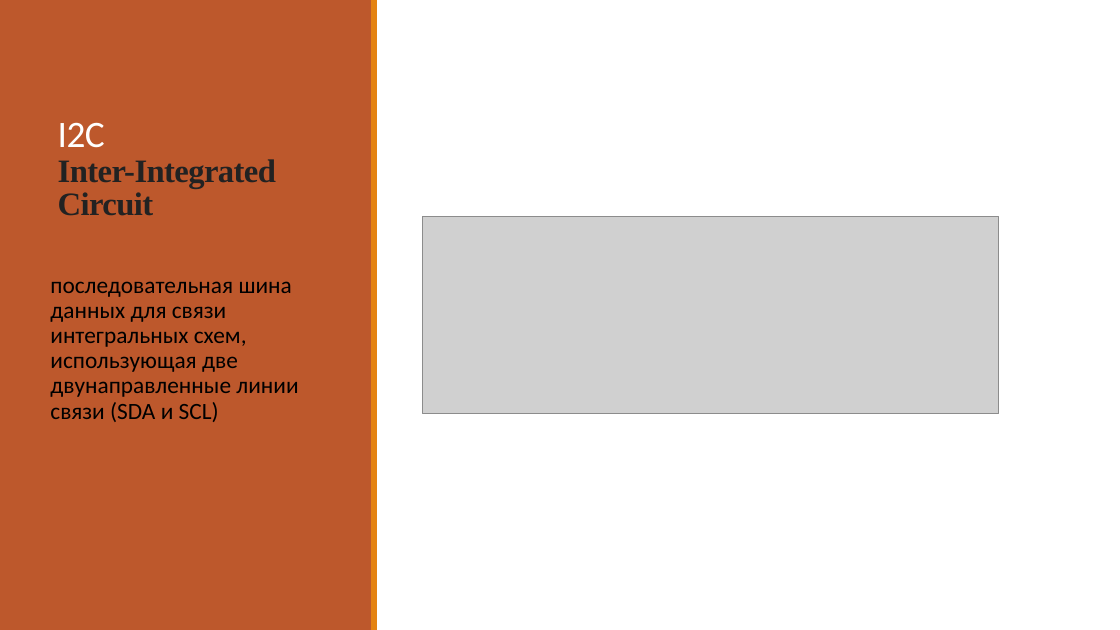
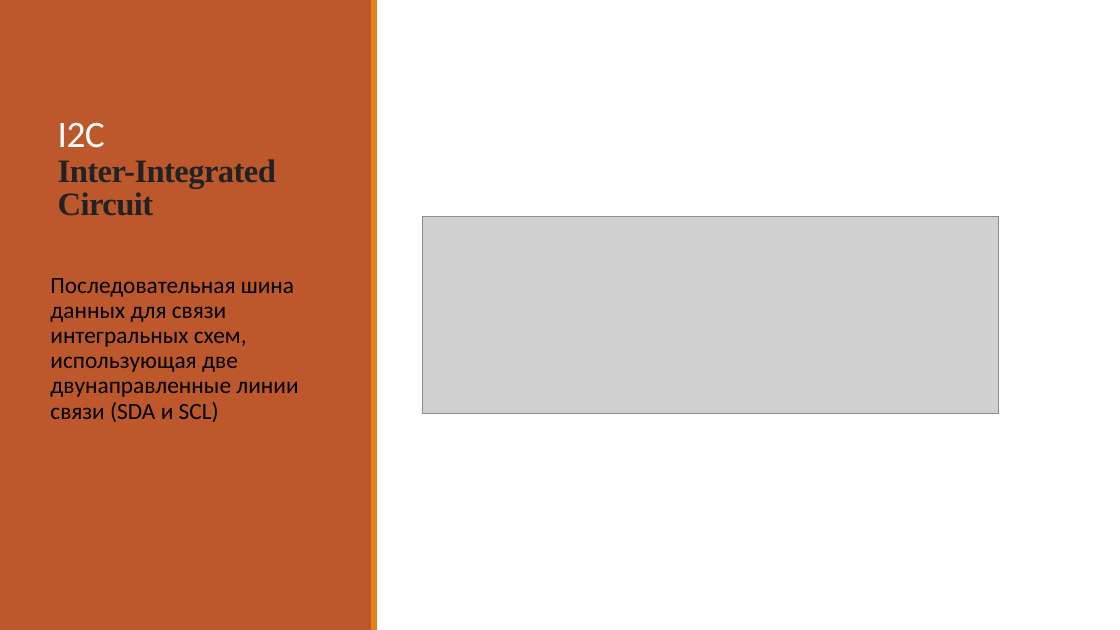
Before and after one commit to ramilabdullaev/diplom, a slide deck: slide 7 of ARamil.pptx. Drawn at 1120x630 pixels with LibreOffice and Linux fonts; fonts in the diff are those of the drawing; grey boxes stand for pictures. Boxes give left, top, right and bottom in pixels: in the first picture for what was removed or moved away, otherwise in the second. Text is boxed around its words. In the diff, an @@ line names an element or a change of style, - is before the commit and + after.

```diff
--- a/ARamil.pptx
+++ b/ARamil.pptx
@@ text at (x1=50, y1=278, x2=298, y2=422): text changed @@
-последовательная шина данных для связи интегральных схем, использующая две двунаправленные линии связи (SDA и SCL)
+Последовательная шина данных для связи интегральных схем, использующая две двунаправленные линии связи (SDA и SCL)
```
Also in this commit, not shown: 4 other slides changed.
